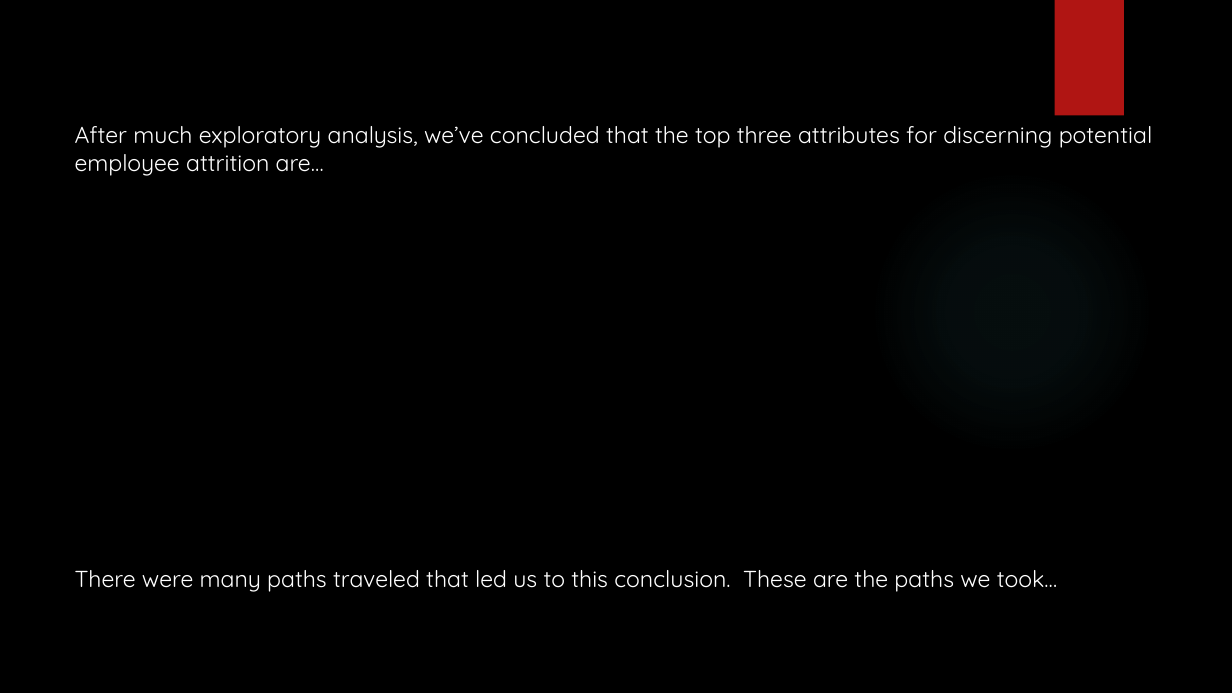
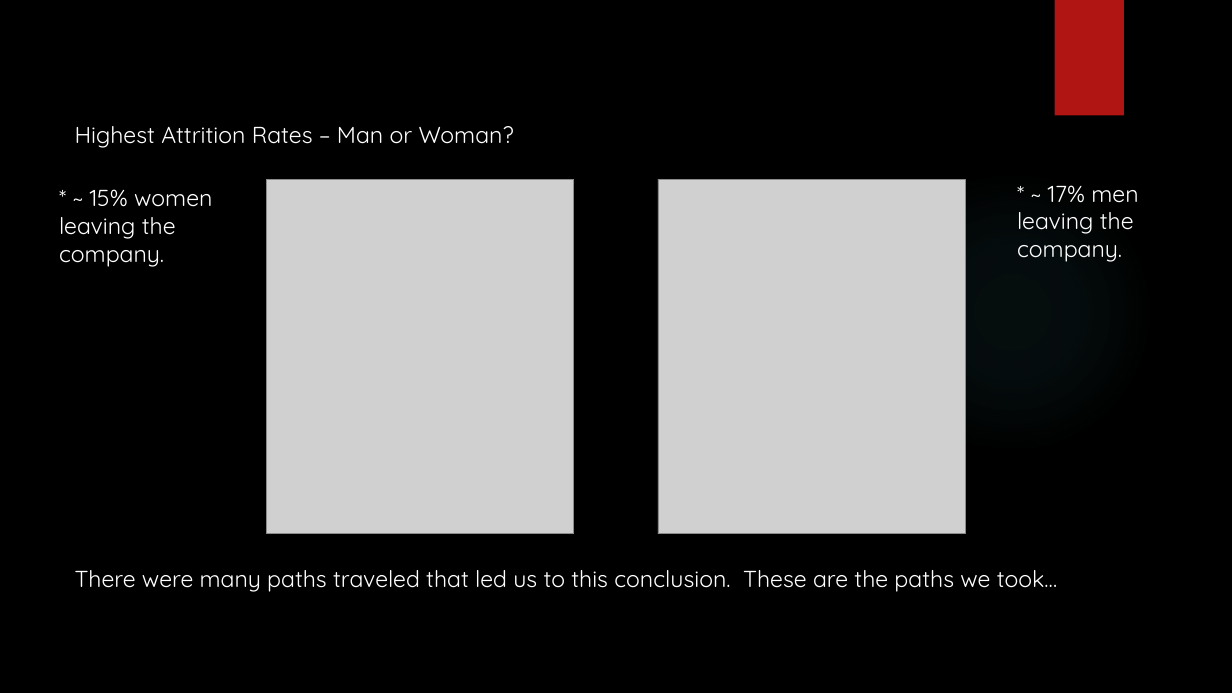
Before and after one commit to vazquezs123/DATA_SCIENCE_CS02, a slide deck: slide 8 of case_study_02_presentation.pptx (slide 5 before the commit). Drawn at 1232x693 pixels with LibreOffice and Linux fonts; fonts in the diff are those of the drawing; grey boxes stand for pictures; background and template pictures are left out. Boxes give left, top, right and bottom in pixels: in the first picture for what was removed or moved away, otherwise in the second. Text is boxed around its words. In the diff, an @@ line names an element or a change of style, - is before the commit and + after.

```diff
--- a/case_study_02_presentation.pptx
+++ b/case_study_02_presentation.pptx
@@ text at [75, 126, 514, 148]: text changed @@
-After much exploratory analysis, we’ve concluded that the top three attributes for discerning potential employee attrition are…
+Highest Attrition Rates – Man or Woman?
@@ picture added at [267, 179, 575, 534] @@
@@ picture added at [658, 179, 966, 534] @@
@@ text added at [59, 189, 212, 267], 18 pt, text #FFFFFF @@
+* ~ 15% women leaving the company.
@@ text added at [1017, 185, 1138, 262], 18 pt, text #FFFFFF @@
+* ~ 17% men leaving the company.
```
Also in this commit, not shown: 2 other slides changed, 3 slides added, 1 slide removed, 3 other files.
